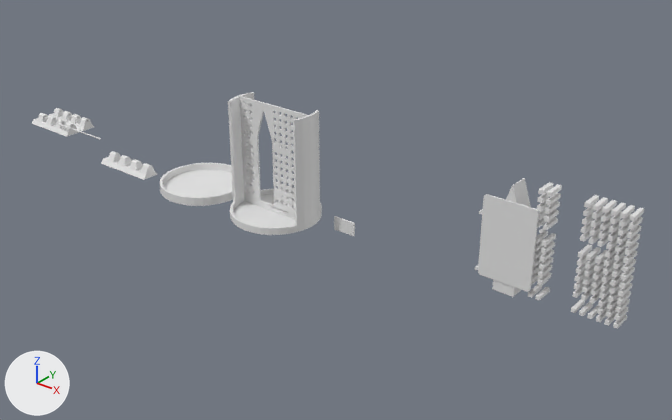
The Blender file din/pi-pipe.blend as it was, and as the next commit left it.
Before and after are seen from a 50 mm camera at (670.0, -704.0, 460.0) aimed at (87.0, 25.0, 8.0). The lights are fixed; the arrows at lower left show +X, +Y and +Z.

The first picture shows 'cap', 'grid-holes', 'hinge', 'hinge-blank', 'pi-board', 'pi-pipe'.
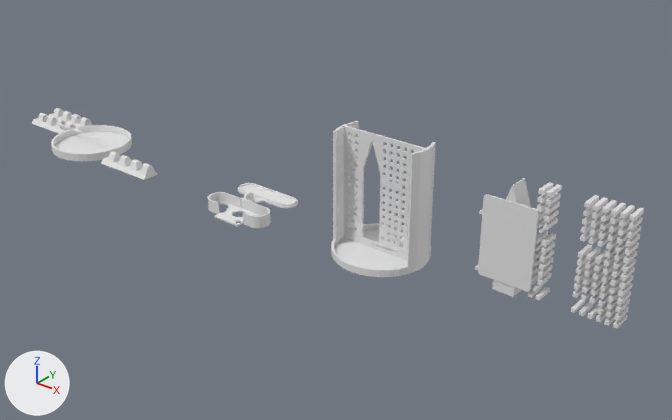
Commit message: autosync IR cam housing

What the commit changed:
Mesh me_raspi_ir_cam_front is new.
It has 1019 vertices, 2050 faces and spans x -42.2..43.8, y -13.0..23.0, z 0.0..14.0.
Mesh me_raspi_ir_cam_back is new.
It has 500 vertices, 1000 faces and spans x -53.0..33.0, y -29.2..17.3, z 0.0..14.0.
Object 'pi-pipe' (ob_pi_pipe) moves from (28.6, -10.2, 0.0) to (174.0, -10.2, 0.0).
Object 'cap' (ob_cap) moves from (28.6, -10.2, 0.0) to (-181.0, -10.2, 0.0).
Object 'IR-front' (ob_ir_front) is new; it shows me_raspi_ir_cam_front.
Its location is (-0.8, -47.5, 0.0).
Object 'IR-back' (ob_ir_back) is new; it shows me_raspi_ir_cam_back.
Its location is (1.4, 12.6, 0.0).

Pixel boxes (x1, y1, x2, y2) of what changed, in the pictures (672 x 420 px):
'pi-pipe', moved: before (228, 92, 322, 235); after (331, 121, 436, 277)
'cap', moved: before (160, 163, 233, 206); after (51, 125, 132, 161)
'IR-front', added: after (208, 192, 271, 228)
'IR-back', added: after (238, 183, 298, 208)
